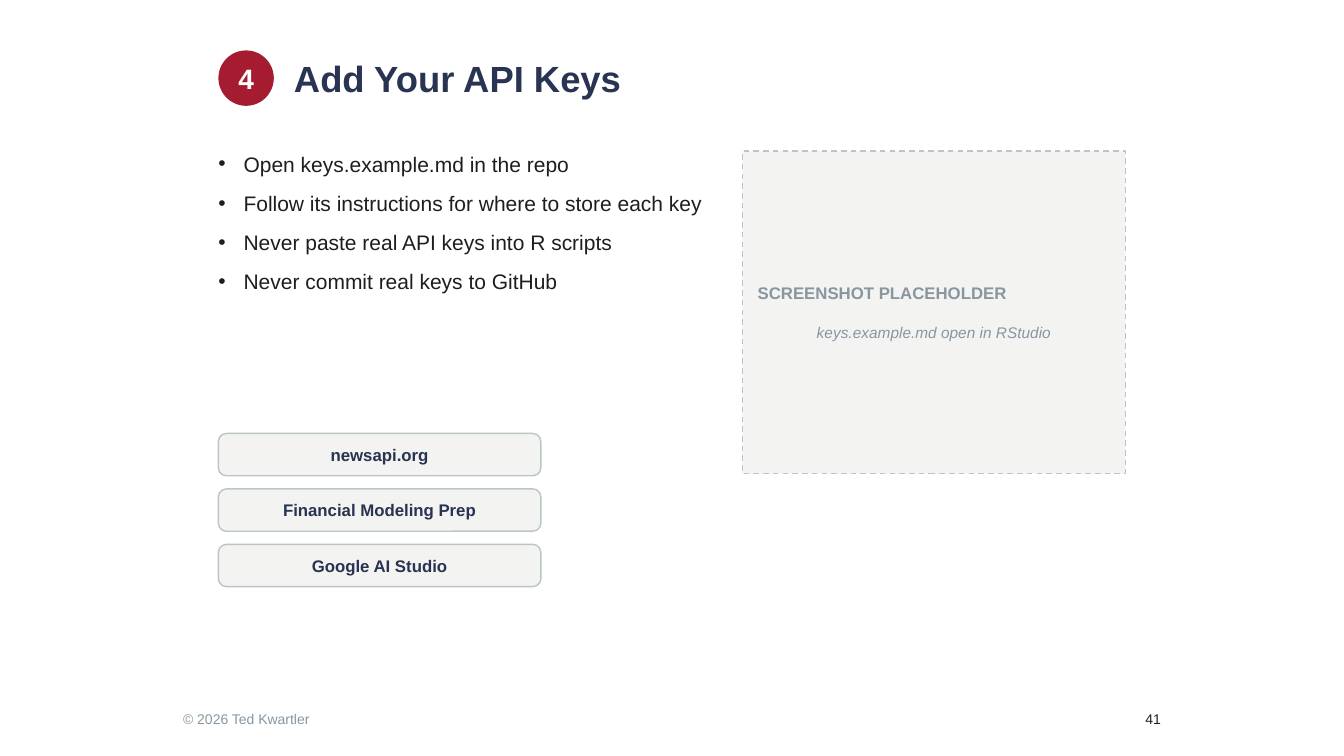
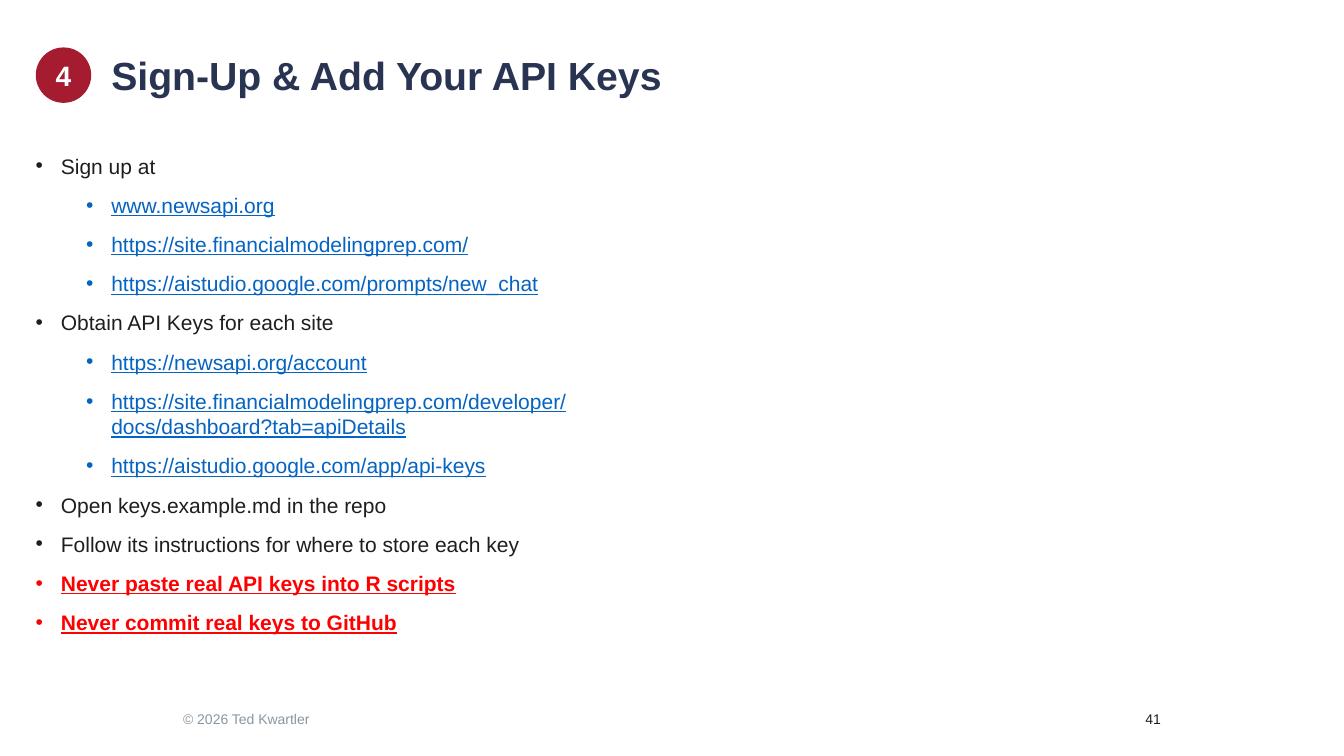
Before and after one commit to kwartler/vienna-genai-finance-course, a slide deck: slide 41 of lessons/day1/environment_setup_orientation_TK.pptx. Drawn at 1344x756 pixels with LibreOffice and Linux fonts; fonts in the diff are those of the drawing. Boxes give left, top, right and bottom in pixels: in the first picture for what was removed or moved away, otherwise in the second. Text is boxed around its words. In the diff, an @@ line names an element or a change of style, - is before the commit and + after.

```diff
--- a/lessons/day1/environment_setup_orientation_TK.pptx
+++ b/lessons/day1/environment_setup_orientation_TK.pptx
@@ text "4": place and size @@
-text "4" at [238, 69, 254, 89]
+text "4" at [56, 66, 72, 86]
@@ ellipse: place and size @@
-ellipse at [219, 50, 274, 106]
+ellipse at [35, 47, 91, 103]
@@ text at [111, 61, 662, 98]: text changed; size 26 to 28 pt @@
-Add Your API Keys
+Sign-Up & Add Your API Keys
@@ text "Sign up at": place and size @@
-text "Sign up at" at [244, 156, 702, 294]
+text "Sign up at" at [61, 158, 566, 635]
@@ text at [61, 158, 566, 478]: paragraphs added @@
+• Sign up at
+  • www.newsapi.org
+  • https://site.financialmodelingprep.com/
+  • https://aistudio.google.com/prompts/new_chat
+• Obtain API Keys for each site
+  • https://newsapi.org/account
+  • https://site.financialmodelingprep.com/developer/docs/dashboard?tab=apiDetails
+  • https://aistudio.google.com/app/api-keys
@@ rectangle removed at [743, 151, 1126, 474] @@
@@ text removed at [758, 287, 1051, 341] @@
-SCREENSHOT PLACEHOLDER
-keys.example.md open in RStudio
@@ rounded rectangle removed at [219, 434, 541, 476] @@
@@ text removed at [331, 449, 429, 465] @@
-newsapi.org
@@ rounded rectangle removed at [219, 489, 541, 531] @@
@@ text removed at [283, 504, 476, 520] @@
-Financial Modeling Prep
@@ rounded rectangle removed at [219, 544, 541, 587] @@
@@ text removed at [312, 560, 447, 576] @@
-Google AI Studio
@@ text at [61, 575, 456, 635]: text colour #1E1E1E to #FF0000, bold on, underline on in "Never paste real API keys into R ...", "Never commit real keys to GitHub" @@
```
Also in this commit, not shown: 3 other slides changed, 2 other files.
